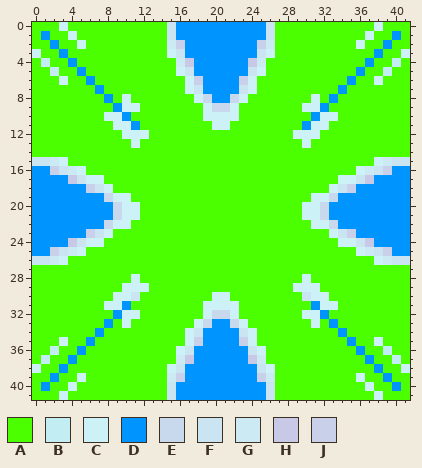
Edited in one commit: pixel-art sprite (app/src/main/res/drawable-hdpi/solid_cross.png). That is the earlier state.
The file is 42x42 pixels. Colours within 5 levels of each other are drawn and written as one.
Palette (. is transparent): A #4cff00  B #c2edf3  C #ccf1f7  D #0094ff  E #c9d9ed  F #cbe4f1  G #cceaf4  H #c8c9e6  J #c9d0e9
And afterwards:
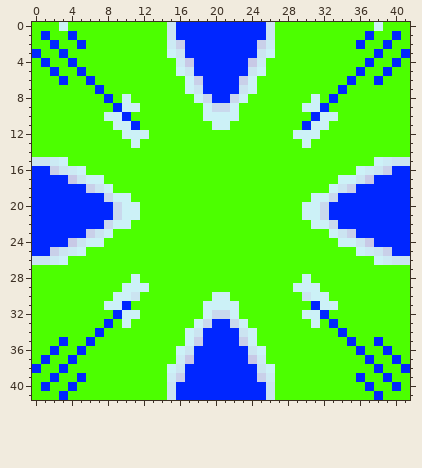
Edits made:
{"colour":"D","old":"#0094ff","new":"#0026ff"}
{"y":1,"x":4,"old":"C","new":"D"}
{"y":1,"x":37,"old":"C","new":"D"}
{"y":2,"x":5,"old":"C","new":"D"}
{"y":2,"x":36,"old":"C","new":"D"}
{"y":3,"x":0,"old":"C","new":"D"}
{"y":3,"x":41,"old":"C","new":"D"}
{"y":4,"x":1,"old":"B","new":"D"}
{"y":4,"x":40,"old":"B","new":"D"}
{"y":5,"x":2,"old":"B","new":"D"}
{"y":5,"x":39,"old":"B","new":"D"}
{"y":6,"x":3,"old":"C","new":"D"}
{"y":6,"x":38,"old":"C","new":"D"}
{"y":35,"x":3,"old":"C","new":"D"}
{"y":35,"x":38,"old":"C","new":"D"}
{"y":36,"x":2,"old":"B","new":"D"}
{"y":36,"x":39,"old":"B","new":"D"}
{"y":37,"x":1,"old":"B","new":"D"}
{"y":37,"x":40,"old":"B","new":"D"}
{"y":38,"x":0,"old":"C","new":"D"}
{"y":38,"x":41,"old":"C","new":"D"}
{"y":39,"x":5,"old":"C","new":"D"}
{"y":39,"x":36,"old":"C","new":"D"}
{"y":40,"x":4,"old":"C","new":"D"}
{"y":40,"x":37,"old":"C","new":"D"}
{"y":41,"x":3,"old":"C","new":"D"}
{"y":41,"x":38,"old":"C","new":"D"}
